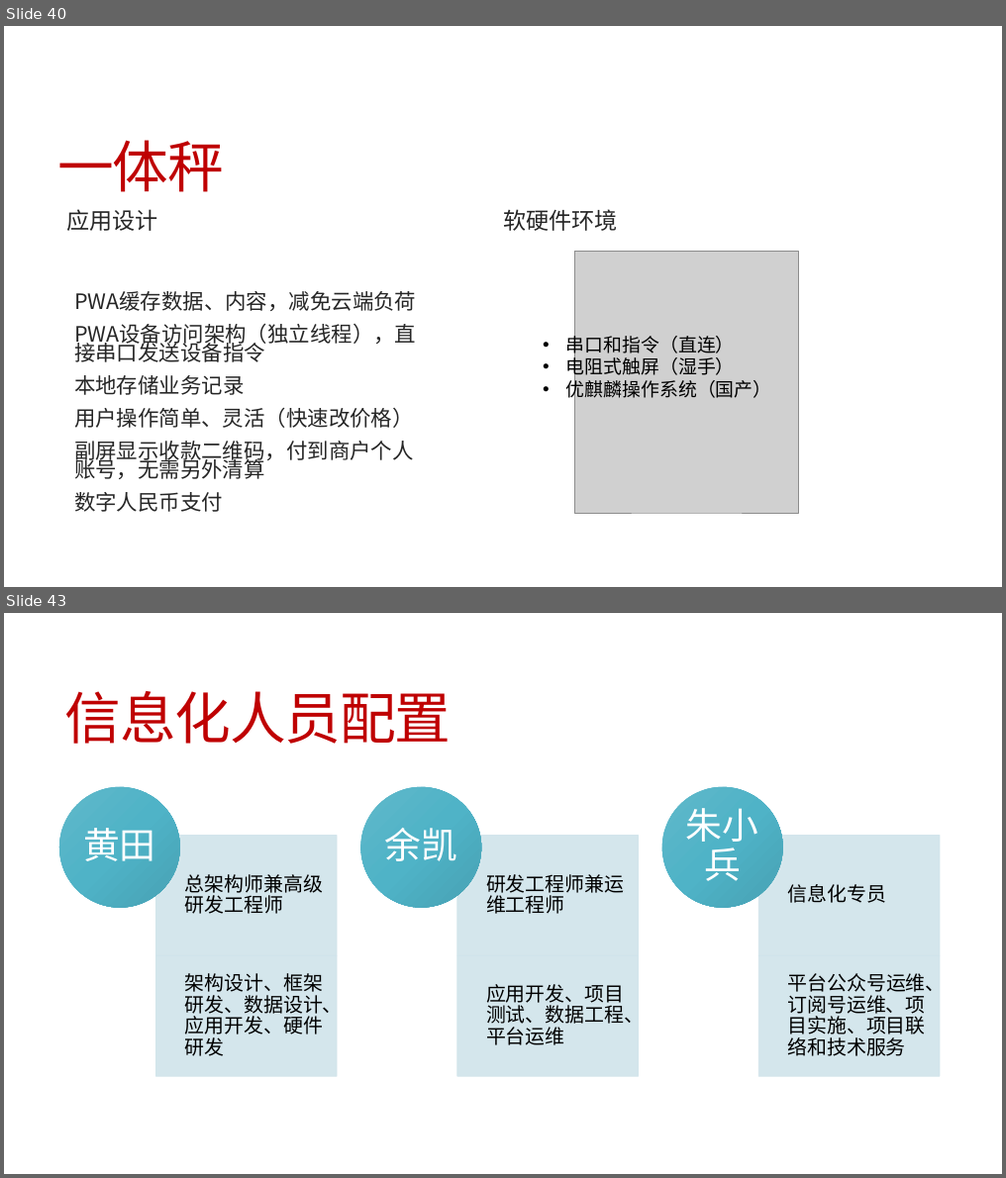
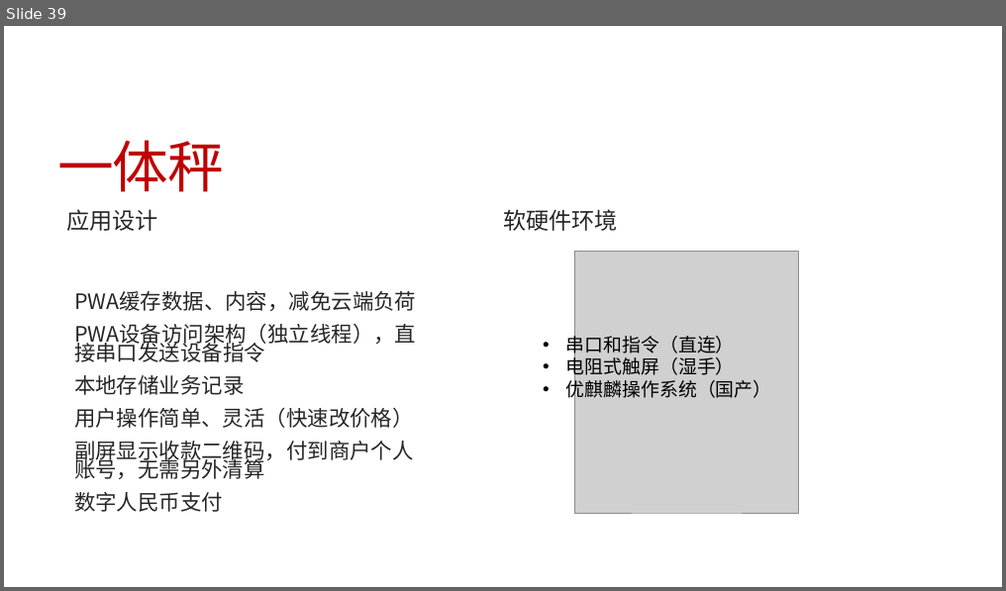
Before and after one commit to jzgi/chainsmart, a slide deck: Docs/中惠农通平台设计.pptx. Shown one above the other, each under a label of ours: slides 40 and 43 before the commit, slide 39 after it; the slides between them are not shown. The pictures are 1006x1178 and 1006x591 pixels, drawn with LibreOffice and Linux fonts; fonts in the diff are those of the drawing; grey boxes stand for pictures. Boxes give left, top, right and bottom in pixels: in the first picture for what was removed or moved away, otherwise in the second. Text is boxed around its words. In the diff, an @@ line names an element or a change of style, - is before the commit and + after.

```diff
--- a/Docs/中惠农通平台设计.pptx
+++ b/Docs/中惠农通平台设计.pptx
@@ slide 43 removed at (4,613,1002,1174), background #FFFFFF @@
@@ title removed at (65,691,450,744) @@
-信息化人员配置
@@ group removed at (59,787,944,1076): 9 texts, 6 rectangles, 3 ellipses @@
-总架构师兼高级研发工程师
-架构设计、框架研发、数据设计、应用开发、硬件研发
-黄田
-研发工程师兼运维工程师
-应用开发、项目测试、数据工程、平台运维
-余凯
-信息化专员
-平台公众号运维、订阅号运维、项目实施、项目联络和技术服务
-朱小兵
@@ what was slide 40 is now slide 39 @@
```
Also in this commit, not shown: 4 slides changed, 1 slide added, 5 other slides removed, 12 other files.
